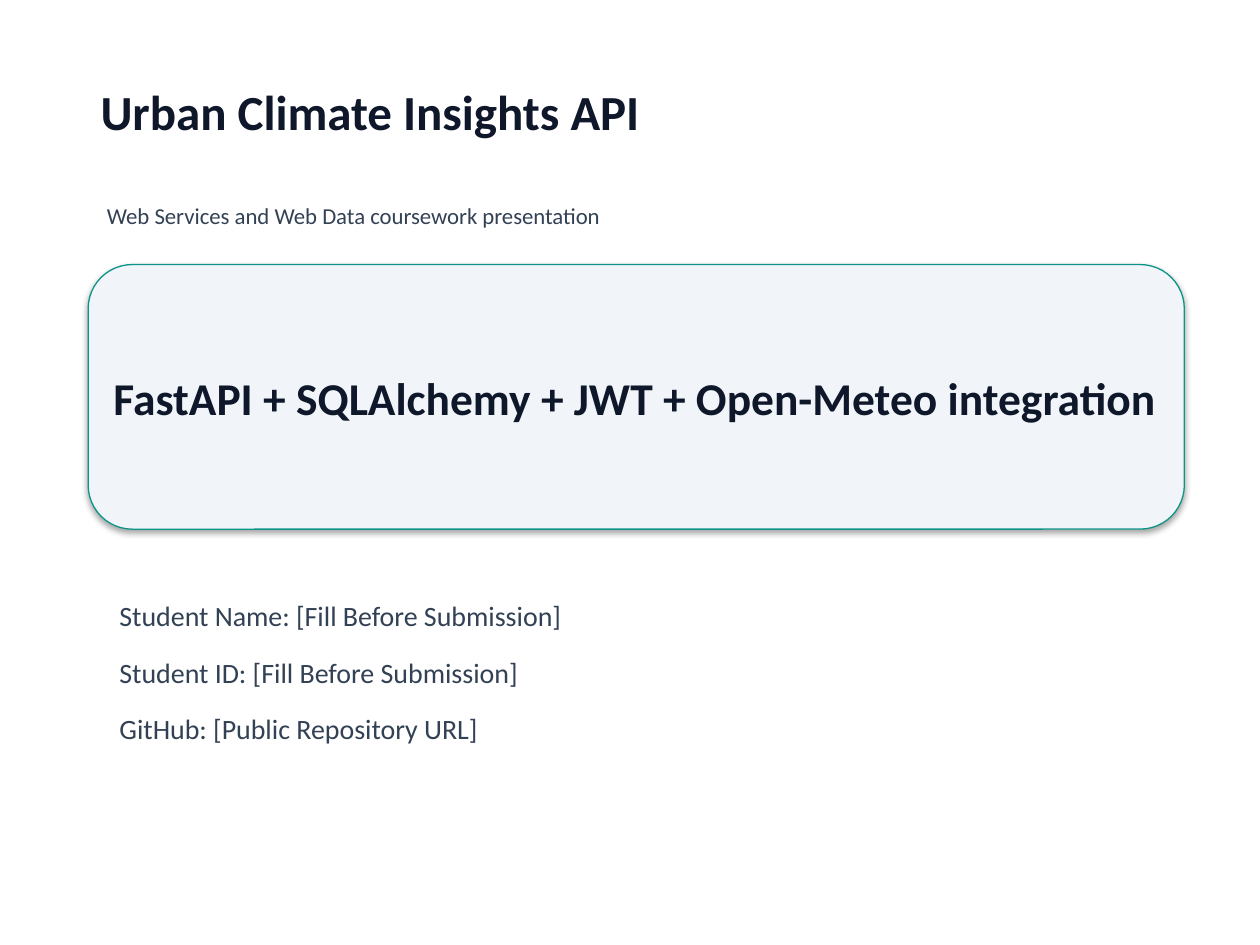
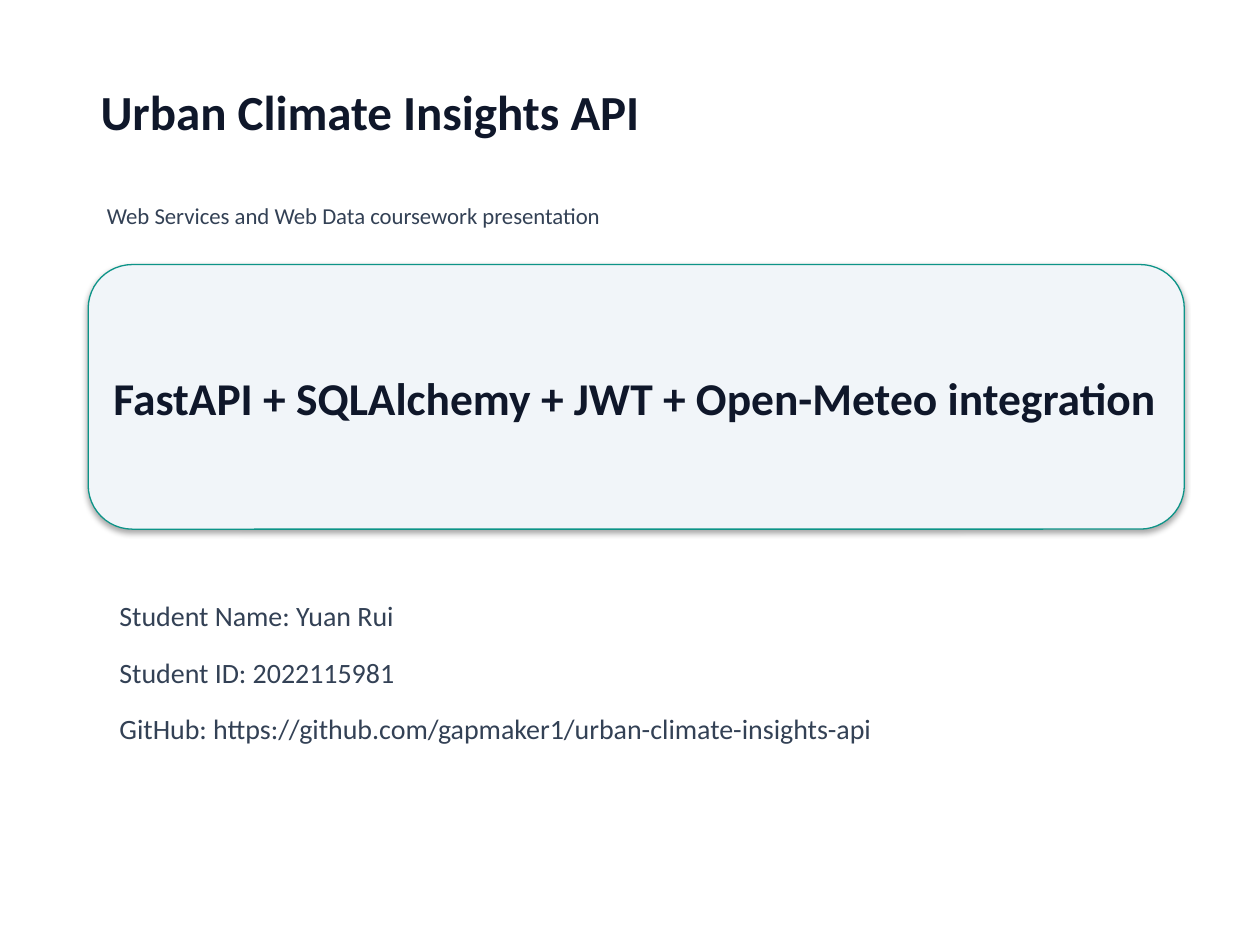
Before and after one commit to gapmaker1/urban-climate-insights-api, a slide deck: slide 1 of presentation/Urban_Climate_Insights_API_Presentation.pptx. Drawn at 1260x945 pixels with LibreOffice and Linux fonts; fonts in the diff are those of the drawing. Boxes give left, top, right and bottom in pixels: in the first picture for what was removed or moved away, otherwise in the second. Text is boxed around its words. In the diff, an @@ line names an element or a change of style, - is before the commit and + after.

Commit message:
Fill student details and refresh submission assets

```diff
--- a/presentation/Urban_Climate_Insights_API_Presentation.pptx
+++ b/presentation/Urban_Climate_Insights_API_Presentation.pptx
@@ text at (119, 606, 393, 626): text changed @@
-Student Name: [Fill Before Submission]
+Student Name: Yuan Rui
@@ text at (119, 663, 394, 683): text changed @@
-Student ID: [Fill Before Submission]
+Student ID: 2022115981
@@ text at (119, 719, 871, 744): text changed @@
-GitHub: [Public Repository URL]
+GitHub: https://github.com/gapmaker1/urban-climate-insights-api
```
Also in this commit, not shown: 1 other slide changed, 4 other files.
